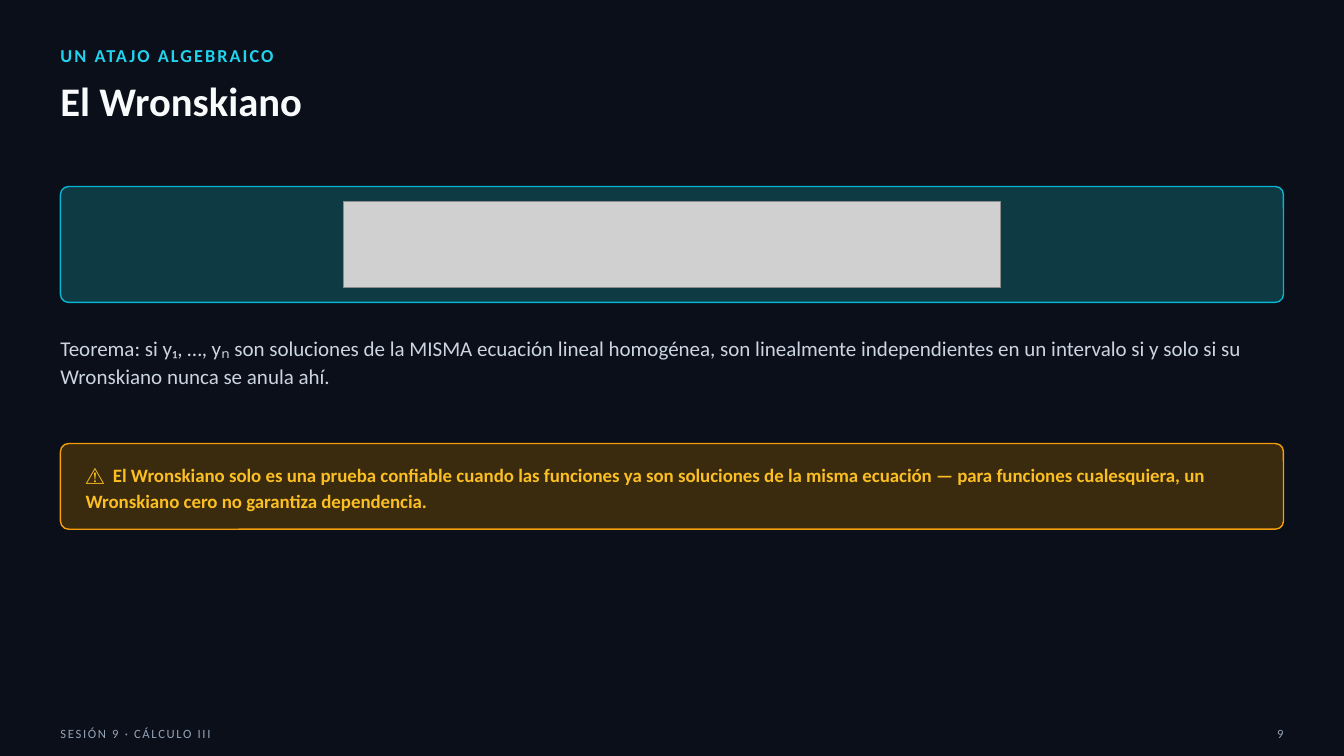
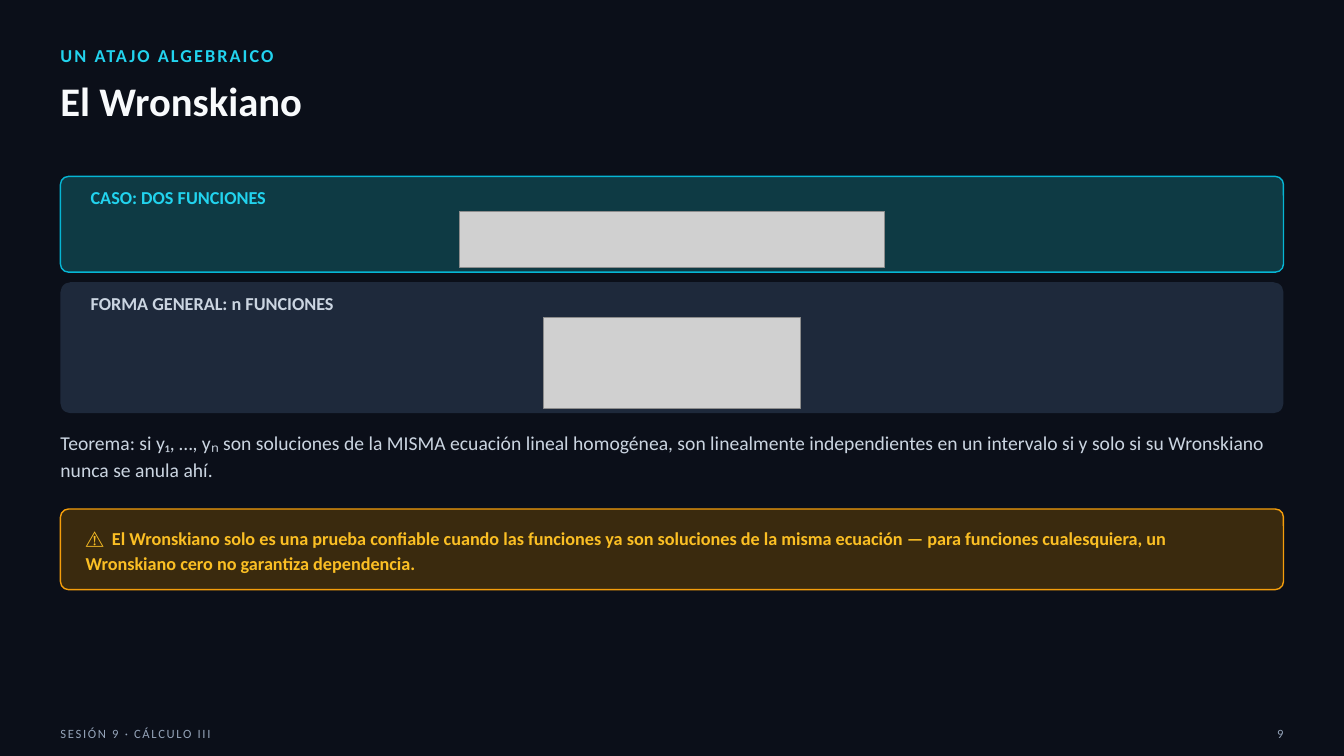
Before and after one commit to SernaEd/FirmsSimulationClass, a slide deck: slide 9 of sesion9/Sesion9_Teoria_Preliminar.pptx. Drawn at 1344x756 pixels with LibreOffice and Linux fonts; fonts in the diff are those of the drawing; grey boxes stand for pictures. Boxes give left, top, right and bottom in pixels: in the first picture for what was removed or moved away, otherwise in the second. Text is boxed around its words. In the diff, an @@ line names an element or a change of style, - is before the commit and + after.

```diff
--- a/sesion9/Sesion9_Teoria_Preliminar.pptx
+++ b/sesion9/Sesion9_Teoria_Preliminar.pptx
@@ rounded rectangle: place and size @@
-rounded rectangle at [60, 187, 1284, 302]
+rounded rectangle at [60, 176, 1284, 272]
@@ rounded rectangle at [60, 176, 1284, 272]: proportions changed @@
@@ text added at [91, 192, 266, 204], 13 pt, text #22D3EE, bold @@
+CASO: DOS FUNCIONES
@@ picture: place and size @@
-picture at [343, 202, 1000, 287]
+picture at [460, 212, 885, 267]
@@ rounded rectangle added at [60, 282, 1284, 413], fill #1E293B @@
@@ text added at [91, 298, 333, 310], 13 pt, text #CBD5E1, bold @@
+FORMA GENERAL: n FUNCIONES
@@ picture added at [543, 318, 801, 408] @@
@@ text "Teorema: si y₁, …, yₙ ...": place and size @@
-text "Teorema: si y₁, …, yₙ ..." at [60, 341, 1240, 384]
+text "Teorema: si y₁, …, yₙ ..." at [60, 436, 1263, 477]
@@ text "Teorema: si y₁, …, yₙ ..." at [60, 436, 1263, 477]: size 15 to 14 pt @@
@@ rounded rectangle at [60, 509, 1284, 590]: proportions changed @@
@@ rounded rectangle: place and size @@
-rounded rectangle at [60, 444, 1284, 529]
+rounded rectangle at [60, 509, 1284, 590]
@@ text "⚠ El Wronskiano solo es ...": place and size @@
-text "⚠ El Wronskiano solo es ..." at [86, 468, 1204, 511]
+text "⚠ El Wronskiano solo es ..." at [86, 532, 1166, 573]
@@ text "⚠ El Wronskiano solo es ..." at [86, 532, 1166, 573]: size 13.5 to 13 pt @@
```
Also in this commit, not shown: 4 other slides changed, 1 slide added, 2 other files.
